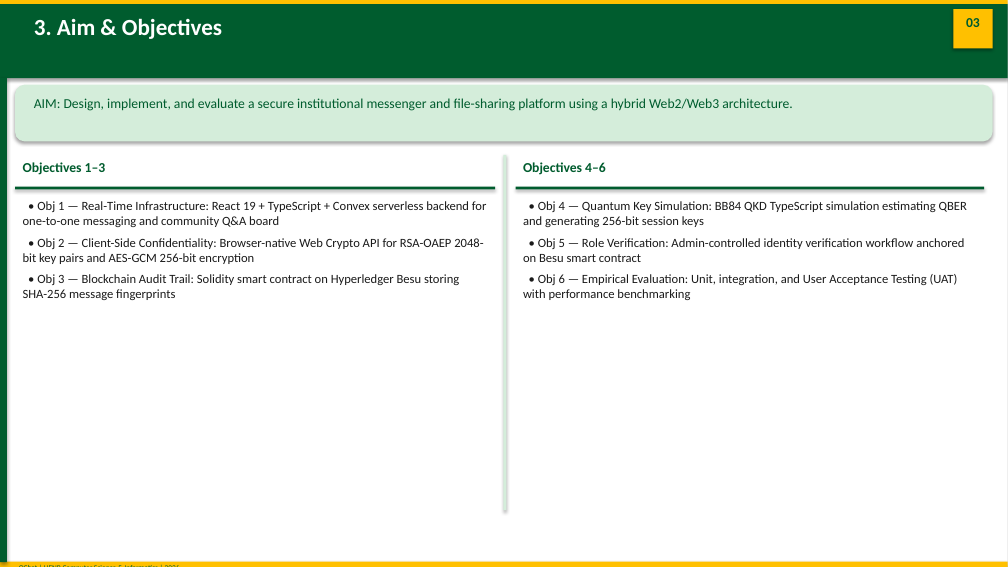
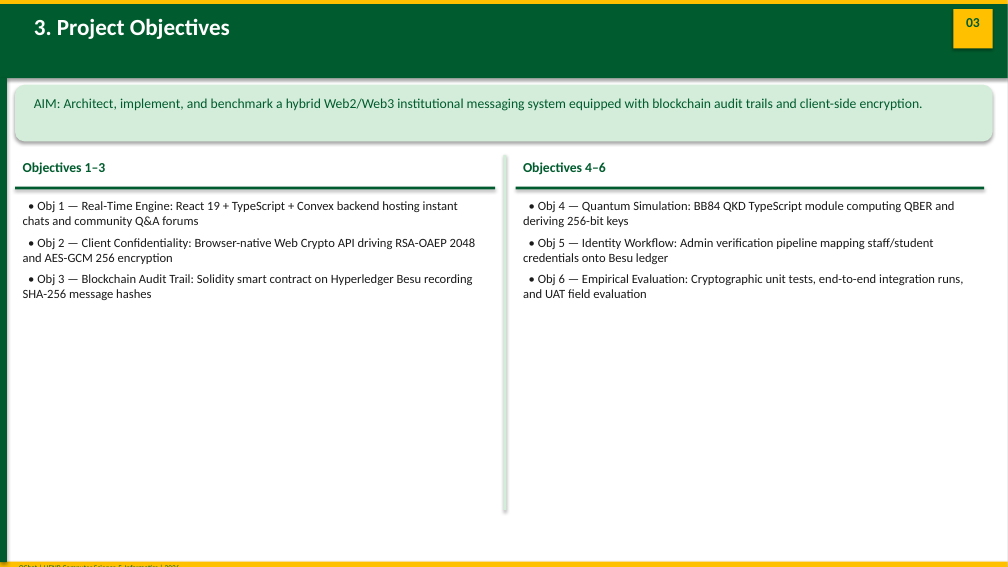
Before and after one commit to joseph-nok/Qchat, a slide deck: slide 5 of Documentation/presentation.pptx. Drawn at 1008x567 pixels with LibreOffice and Linux fonts; fonts in the diff are those of the drawing. Boxes give left, top, right and bottom in pixels: in the first picture for what was removed or moved away, otherwise in the second. Text is boxed around its words. In the diff, an @@ line names an element or a change of style, - is before the commit and + after.

Commit message:
refactor: update documentation and improve setup instructions
- Removed outdated Documentation.zip file.
- Enhanced clarity and detail in the build_presentation.py and build_setup_doc.py scripts, including updated bullet points and section headings for better readability.
- Updated chain_data.json with the latest blockchain state, reflecting changes in lastUpdated and currentBlock values.
- Made various adjustments across multiple documentation files to ensure consistency and accuracy.

```diff
--- a/Documentation/presentation.pptx
+++ b/Documentation/presentation.pptx
@@ text at [34, 18, 230, 39]: text changed @@
-3. Aim & Objectives
+3. Project Objectives
@@ text at [34, 98, 923, 111]: text changed @@
-AIM: Design, implement, and evaluate a secure institutional messenger and file-sharing platform using a hybrid Web2/Web3 architecture.
+AIM: Architect, implement, and benchmark a hybrid Web2/Web3 institutional messaging system equipped with blockchain audit trails and client-side encryption.
@@ text at [23, 201, 475, 300]: text changed @@
-• Obj 1 — Real-Time Infrastructure: React 19 + TypeScript + Convex serverless backend for one-to-one messaging and community Q&A board
-• Obj 2 — Client-Side Confidentiality: Browser-native Web Crypto API for RSA-OAEP 2048-bit key pairs and AES-GCM 256-bit encryption
-• Obj 3 — Blockchain Audit Trail: Solidity smart contract on Hyperledger Besu storing SHA-256 message fingerprints
+• Obj 1 — Real-Time Engine: React 19 + TypeScript + Convex backend hosting instant chats and community Q&A forums
+• Obj 2 — Client Confidentiality: Browser-native Web Crypto API driving RSA-OAEP 2048 and AES-GCM 256 encryption
+• Obj 3 — Blockchain Audit Trail: Solidity smart contract on Hyperledger Besu recording SHA-256 message hashes
@@ text at [523, 201, 964, 298]: text changed @@
-• Obj 4 — Quantum Key Simulation: BB84 QKD TypeScript simulation estimating QBER and generating 256-bit session keys
-• Obj 5 — Role Verification: Admin-controlled identity verification workflow anchored on Besu smart contract
-• Obj 6 — Empirical Evaluation: Unit, integration, and User Acceptance Testing (UAT) with performance benchmarking
+• Obj 4 — Quantum Simulation: BB84 QKD TypeScript module computing QBER and deriving 256-bit keys
+• Obj 5 — Identity Workflow: Admin verification pipeline mapping staff/student credentials onto Besu ledger
+• Obj 6 — Empirical Evaluation: Cryptographic unit tests, end-to-end integration runs, and UAT field evaluation
```
Also in this commit, not shown: 8 other slides changed, 14 other files.
